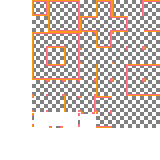
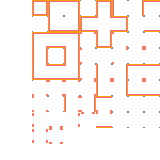
Layers edited between the first and the second 160 × 160 image:
painted on "Paint Layer 2" over [32, 0, 160, 144]
painted on "Paint Layer 1" (1st of 2) over [32, 0, 160, 144]
